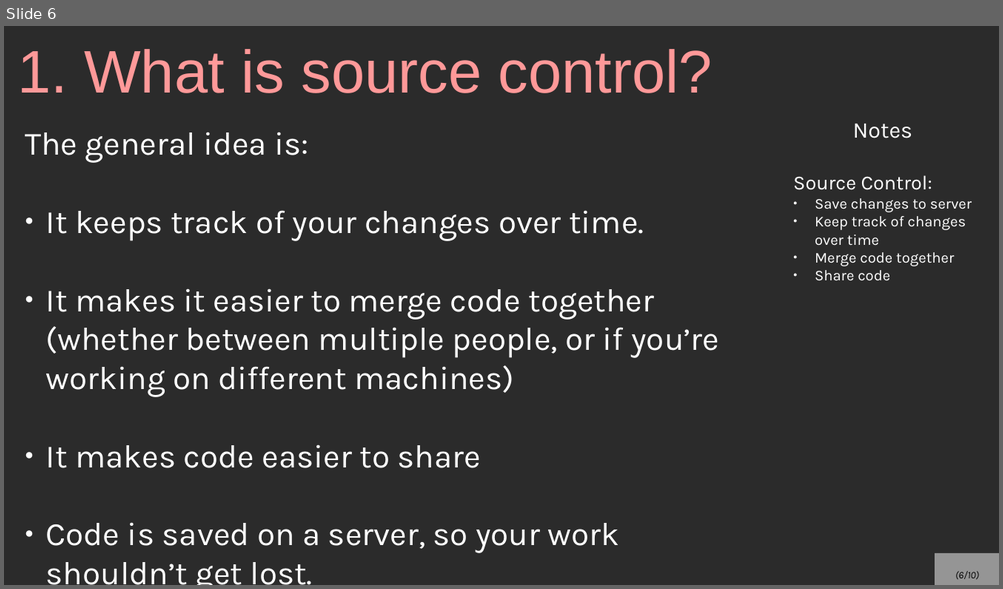
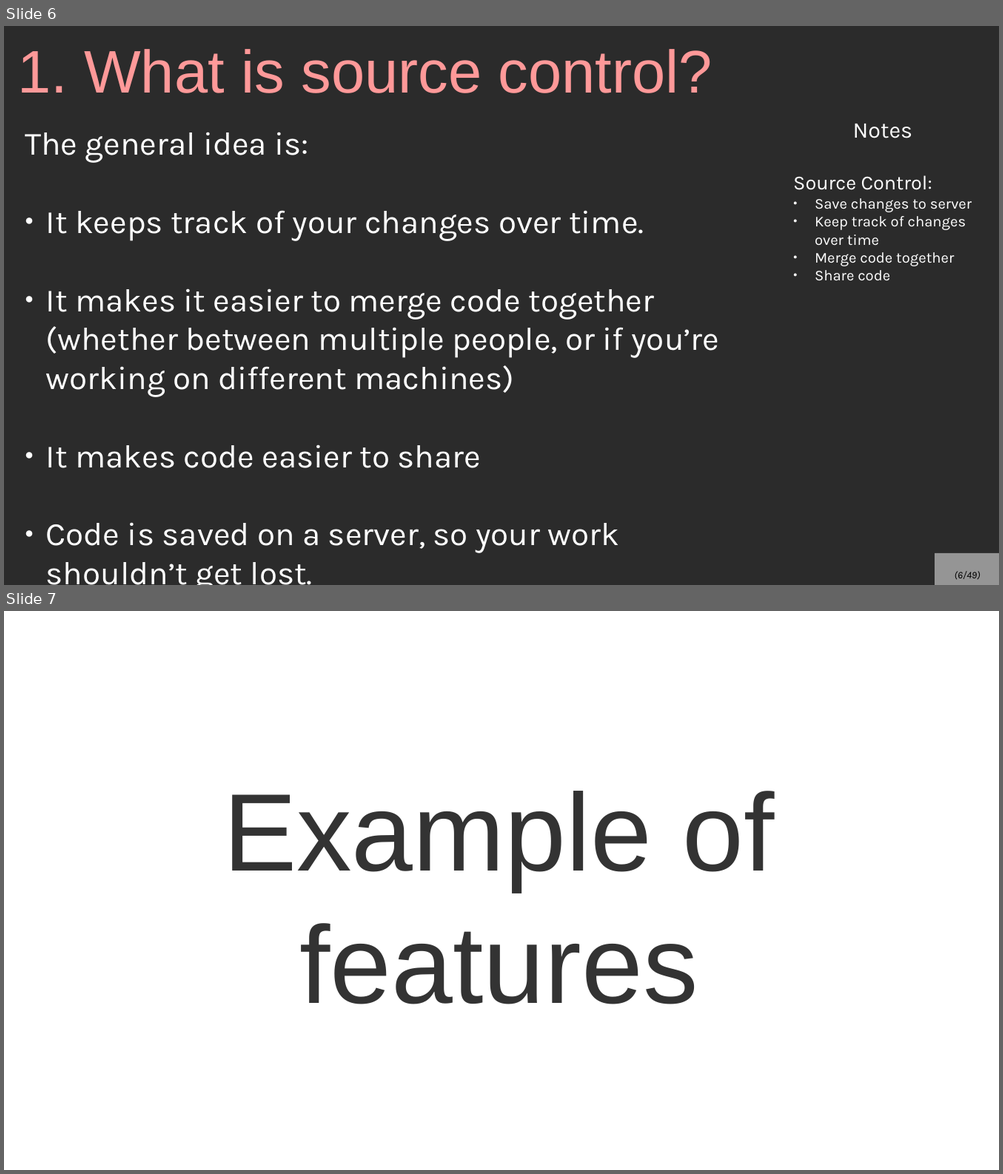
Before and after one commit to mariamhabib/CS250-Data-Structures, a slide deck: Lectures/Slides/Git and Source Control.odp. Shown one above the other, each under a label of ours: slide 6 before the commit, slides 6 and 7 after it. The pictures are 1003x589 and 1003x1174 pixels, drawn with LibreOffice and Linux fonts; fonts in the diff are those of the drawing; background and template pictures are left out; a plain dark background stands for a picture behind light text. Boxes give left, top, right and bottom in pixels: in the first picture for what was removed or moved away, otherwise in the second. Text is boxed around its words. In the diff, an @@ line names an element or a change of style, - is before the commit and + after.

```diff
--- a/Lectures/Slides/Git and Source Control.odp
+++ b/Lectures/Slides/Git and Source Control.odp
@@ slide 7 added at (x1=4, y1=611, x2=999, y2=1170), background picture (left out) @@
@@ title added at (x1=223, y1=791, x2=774, y2=1005), 88 pt, text #333333 @@
+Example of
+features
@@ page number at (x1=954, y1=571, x2=980, y2=580): text changed @@
-(6/10)
+(6/49)
```
Also in this commit, not shown: 3 slides changed, 41 other slides added, 3 slides removed, 1 other file.
